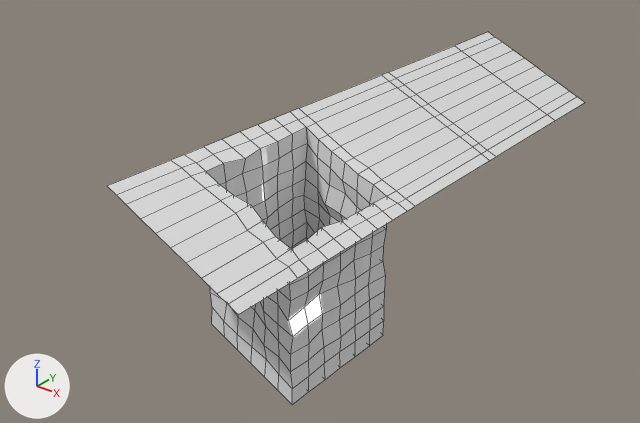
One commit to the FBX model Assets/Models/Ground Modules/Ground_Module_007.fbx: the scene before it, then after it.
Camera for both pictures: a 50 mm lens placed at (6.94, -9.16, 3.75), pointed at (0.16, -0.68, -1.5). Arrows for +X, +Y and +Z are at lower left; the lights stay in place. Mesh edges are drawn as thin lines. Where no turn or scale is listed for an object, it has been applied to the vertices.

In view in the first picture: 'Ground_Module_007'.
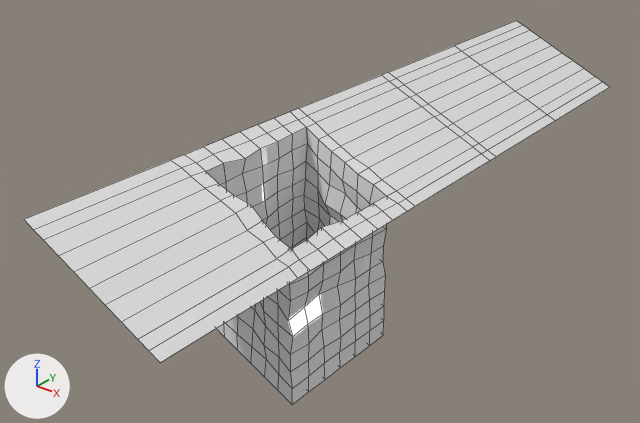
Location of each change, [x1, y1, x2, y2] in pixels of the pictures (640 x 423 px; the box of a moved part takes in the faces that stretch with it):
'Ground_Module_007', reshaped (23% wider): before [108, 32, 585, 404]; after [24, 21, 610, 404]
part 1 of me_plane_010, moved or reshaped: before [108, 160, 298, 315]; after [24, 160, 298, 362]
part 2 of me_plane_010, moved or reshaped: before [455, 32, 585, 121]; after [455, 21, 610, 121]

Edits to the bpy script that builds the scene:
```text
Change me_plane_010:
    where me_plane_010.from_pydata(...)  # 370 vertices, 346 faces; spans x 0.0..1.81, y -4.0..4.0, z -2.72..0.0
    used by ob_ground_module_007; location = (0.0, 0.0, 0.0)
    me_plane_010 part 1: all 11 vertices in x 0.0..1.81, y -4.0, z -0.85..0.0 are moved by (0.0, -1.0, 0.0)
    me_plane_010 part 2: all 11 vertices in x 0.0..1.81, y 4.0, z -0.85..0.0 are moved by (0.0, 1.0, 0.0)
```
